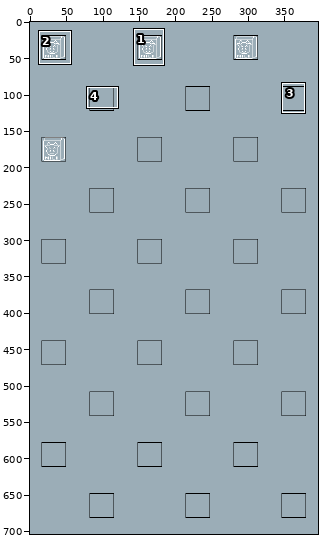
File history of a pixel-art file, Assets/Sprites/Backgrounds/BG_TemplateForDuplication.aseprite. The picture above shows the old version from afar; the outline marks the close-up.
Close-up. First the earlier version:
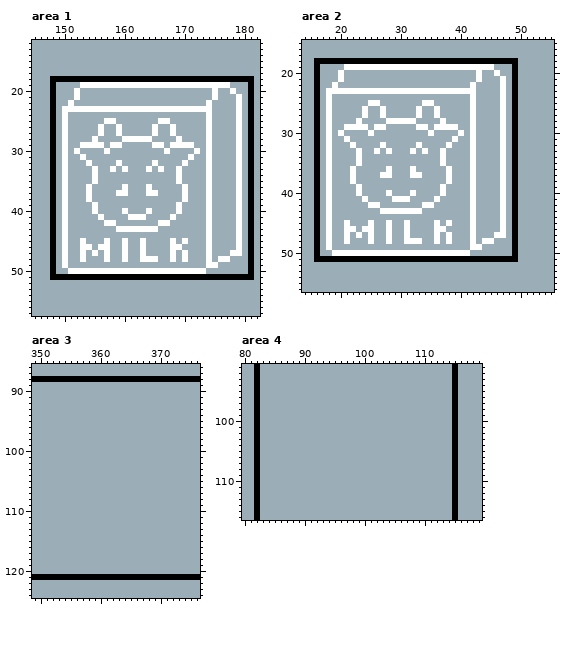
396x704 pixels, 1 frame. Shown: area 1: x 145..182, y 12..57; area 2: x 14..55, y 15..56; area 3: x 349..376, y 86..124; area 4: x 80..119, y 91..116. The commit also changed other parts of the picture, which this record leaves out.
New version:
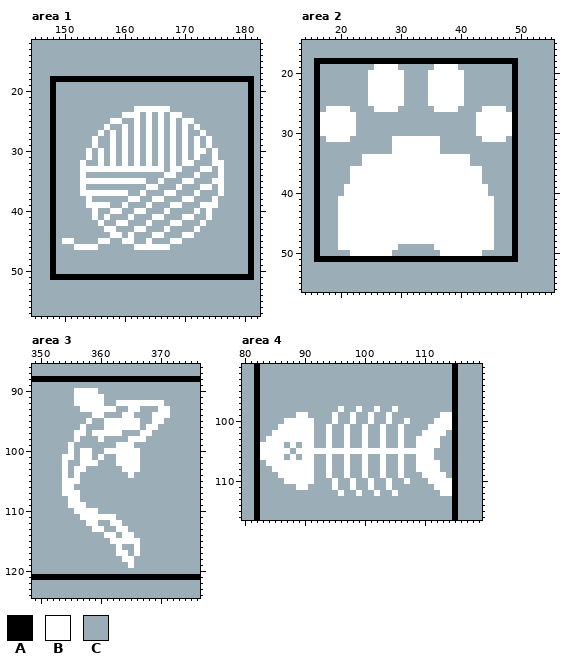
Palette (. is transparent): A #000000  B #ffffff  C #9badb7
The edit:
layer "Milk" now hidden
layer "Menu" added
Changed rows in their new state; - is an unchanged pixel.
Area 1:
first column x 150:
19 ---CCCCCCCCCCCCCCCCCCCCCCCCC--
20 --C----------------------C--C-
21 --C----------------------C---C
22 -C----------------------C----C
23 CCCCCCCCCCCC------CCCCCCC----C
24 C---------BBB-B-B-BB----C----C
25 C------C-B--B-B--CB-BB--C----C
26 C-----CB-CB-B-BCB---B-B-C----C
27 C-------BCB-B-BCB---B--BC----C
28 C-------B--C-C--B-BCB-B------C
29 C--CC-C--CB-B-BC---C-CB------C
30 C-C-B-BCB-B-B-B-BCB-B--BCB---C
31 C--CB-B-B-B-B-B-B-B-BCB-CB---C
32 C--BC-B-BCB-B-BCB-B--B--CBB--C
33 C--BB-BB-B-BBB-B--B----B--B--C
34 C--B-C-----------BBC--B-C-B--C
35 C--BB-BBBBBBBB--B--CBB--CBB--C
36 C--BC-----C----B---BC--B--B--C
37 C--B-BBBB----BCC-BB-C-B-C-B--C
38 C----------BB--BB----B--CB---C
39 C---B-BB--B---B---B----B-B---C
40 C-------BBC-BBC--B-C--B------C
41 C----BCB----CC-BB-C-BB-------C
42 C-----BCCBB---B-CCBB---BC----C
43 C------BBCCC--CC-B----B-C----C
44 C-------BB-B---BB---BB--C----C
45 -B-C--B----B-CB----BC---C----C
46 C-B--BCC--C-B-BBBBCC----C----C
47 C--C-C-C--C--C----C-C---C---CC
48 C--C---C--C--CCC--C-C---C-CC--
49 C-----------------------CC----
50 -CCCCCCCCCCCCCCCCCCCCCCC------
Area 2:
first column x 17:
19 ----CCCCC----CCCCCC----CCCCCC---
20 ---C----BBBBBB----BBBBBB--C--C--
21 ---C----BBBBBB----BBBBBB--C---C-
22 --C-----BBBBBB----BBBBBB-C----C-
23 -CCCCCCC------CCCC------CC----C-
24 -C------BBBBBB----BBBBBB-C----C-
25 -C--------BBBB---C-BBBBB-C----C-
26 --BBB--C-B-BB---C---BBB--C-BBB--
27 B-BBBB-C--C-----C--C-----CBBBB-B
28 B-BBBBC----CCCCC----C----CBBBB-B
29 B-BB--CC-CC-----CC-CCCC--CBBBB-B
30 B-B-BB--C---------C----C-CBBBB-B
31 --BB--------BBBBBBBB--C--C-BBB--
32 -C---C----C-BBBB-BBB-C---C----C-
33 -C----C--C-CBBB-B-BBC----C----C-
34 -C----CBBBBBBBBBBBBB-BBBBC----C-
35 -C----CBBBBBBBBBBBBB-BBBBC----C-
36 -C----BBBBB-BBB-BBBBB-BBB-B---C-
37 -C----BBBB--BBB--BBBB-BBB-B---C-
38 -C----BBBBBBBBBBBBBBB-BBB-B---C-
39 -C--BB-BBBBBBBBBBBBB-BBBB-BB--C-
40 -C--BB-BBBB-BBB-BBBB-BBBB-BB--C-
41 -C-BBBB-BBBB---BBBB-BBBBB-BBB-C-
42 -C-BBBBB--BBBBBBB--BBBBBB-BBB-C-
43 -C-BBBBBBB-------BBBBBBBB-BBB-C-
44 -C-BBBBBBBBBBBBBBBBBBBBBB-BBB-C-
45 -C-B-BBB-BB-BB-BBBB-B-BBB-BBB-C-
46 -C-B--B--BB-BB-BBBB--BBBB-BBB-C-
47 -C-B-B-B-BB-BB-BBBB-B-BBB-BBBCC-
48 -C-B-BBB-BB-BB---BB-B-BBB-B-----
49 -C-BBBBBBBBBB------BBBBBB--BB---
50 --CCC-------CCCCCCCC-----BB-----
Area 3, layer "Menu":
first column x 354:
 90 --BBBB------------
 91 --BBBBB-----------
 92 --BBBBB--BBBBBBBB-
 93 ---BBBBBB--BB---BB
 94 -----BB---BB---BBB
 95 ----B--BBBBBB--BB-
 96 ---B---BBBBBB-BB--
 97 --BB-BBBBB---BB---
 98 --B---B----BBB----
 99 -B-------BBB------
100 -B-BB--BBBBBB-----
101 BB-BB-B--BBBB-----
102 B--BBB---BBBB-----
103 B-BB------BBB-----
104 B-B--------B------
105 BBB---------------
106 BB----------------
107 BBB---------------
108 -BB---------------
109 -BBB--------------
110 --BBBB------------
111 ---BBBBBB---------
112 ----BB--BB--------
113 -----BB--BB-------
114 -------BB-BB------
115 --------BBBBB-----
116 ---------B--B-----
117 ---------BB-B-----
118 ----------BB------
119 -----------B------
Area 4, layer "Menu":
first column x 83:
 98 -------------B--B--B--B---------
 99 ------BB----B--B--B--B--------BB
100 ----BBBBB---B--B--B--B--B----BBB
101 ---BBBBBB--B--B--B--B--B----BBBB
102 --BBBBBBB--B--B--B--B--B---BBBB-
103 -BBBBBBBB--B--B--B--B--B--BBBB--
104 BBBB-B-BB--B--B--B--B--B--BBBB--
105 BBBBB-BBBBBBBBBBBBBBBBBBBBBBB---
106 BBBB-B-BB--B--B--B--B--B--BBB---
107 -BBBBBBBB--B--B--B--B--B--BBBB--
108 --BBBBBBB--B--B--B--B--B--BBBB--
109 ---BBBBBB--B--B--B--B--B---BBBB-
110 ----BBBBB---B--B--B--B--B---BBBB
111 ------BB----B--B--B--B-------BBB
112 -------------B--B--B--B-------BB
Where, in picture pixels (left, top, right, bottom), the same in both close-ups:
changed: (62, 82, 242, 274)
changed: (320, 64, 512, 256)
changed: (62, 388, 170, 568)
changed: (260, 406, 452, 496)
